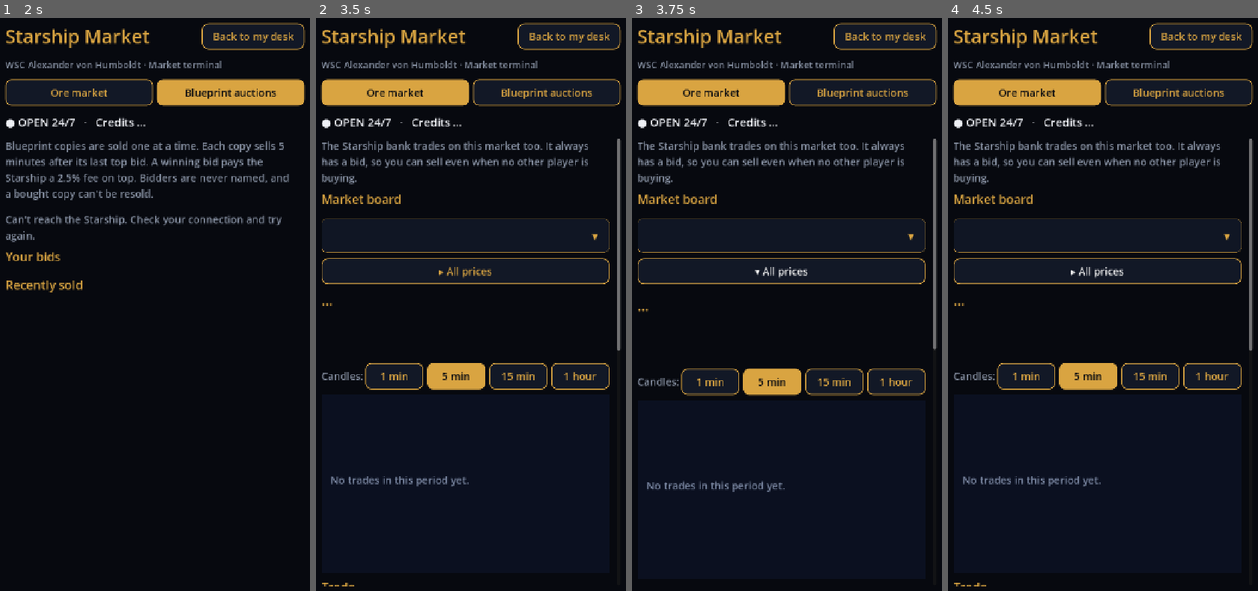
Above: before the commit, frames 1-4 (left to right).
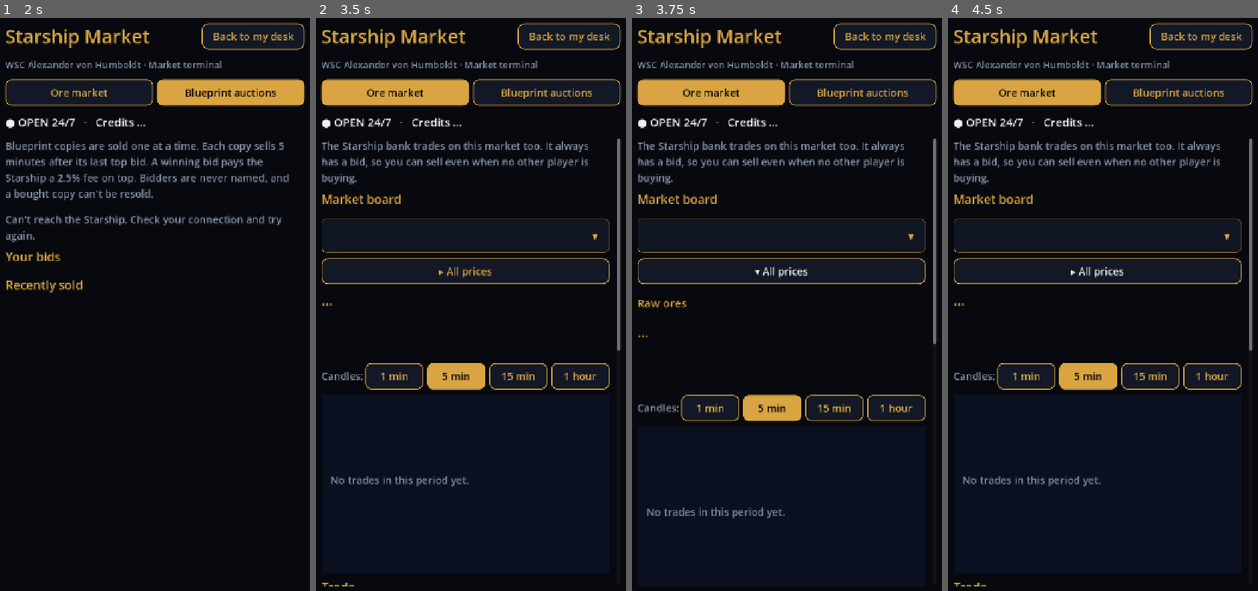
Above: after the commit, the same moments.

Repository: ProjectEvolutionEVE/stardust-server
Game: Godot game, scene res://scenes/market.tscn
The game is run twice, just before and just after one commit, with the same random seed, the same clock (stepped at 60 frames per second) and the same inputs. This scene is started directly instead of the project's main scene.
Inputs:
- Up to frame 1 (2 s): click "Ore market" at 0.5 s; click "Blueprint auctions" at 1.25 s
- Up to frame 2 (3.5 s): click "Ore market" at 2 s; click "▾" at 2.75 s
- Up to frame 3 (3.75 s): click "▸ All prices" at 3.5 s
- Up to frame 4 (4.5 s): click "▾ All prices" at 4.25 s

Frames 1-2 are identical in both runs. In frame 3, 3.9% of the frame differs, in the area x 1-99%, y 49-88%; in frame 4, nothing differs.

Commit message:
Market board grouped by colour
Eric 11-03: with no filter, the board shows the raw ores, then a section per colour listing every material of that
colour (a material with several colours appears in each). A colour filter lists that colour's main materials first.
Water ice, basalt, iron-nickel and diamond carry their material's colours.

Co-Authored-By: Claude Opus 5.5 <noreply@anthropic.com>

Diff:
--- a/godot/scripts/market.gd
+++ b/godot/scripts/market.gd
@@ -374,6 +374,10 @@
 	for it in items:
 		if filter == "" or (filter == "ore" and not it.get("refined", false)) or filter in it.get("groups", []):
 			out.append(it)
+	if filter != "" and filter != "ore":    # those whose main colour this is come first, then those that also carry it
+		var main := out.filter(func(it): return it.groups[0] == filter)
+		main.append_array(out.filter(func(it): return it.groups[0] != filter))
+		return main
 	return out
 
 
@@ -467,6 +471,8 @@
 	await _load_item()
 
 
+## The board, grouped by colour (Eric 11-03): with no filter, the raw ores first, then a section per kind of component
+## listing every material of that colour (a material with several colours appears in each of its sections).
 func _render_board() -> void:
 	if not board_box.visible:
 		return
@@ -474,24 +480,51 @@
 	var colour := {}
 	for g in groups:
 		colour[g.code] = g.color
-	for it in _shown():
-		var ch := float(it.get("change_24h_pct", 0))
-		var b := Button.new()
-		if not it.get("groups", []).is_empty():           # every colour the material carries, main colour first
-			var hexes: Array = []
-			for g in it.groups:
-				hexes.append(colour.get(g, "8a94a6"))
-			b.icon = _dots(hexes)
-		b.flat = true
-		b.alignment = HORIZONTAL_ALIGNMENT_LEFT
-		b.add_theme_font_size_override("font_size", 20)
-		b.text = tr("%s%s   %s (%s%.2f%%)   bid %s · ask %s") % ["▶ " if it.item == sel else "", it.name, Ui.num(it.last),
-			"+" if ch >= 0 else "", ch, Ui.num(it.bid), Ui.num(it.ask)]
-		var col: Color = Ui.GOLD if it.item == sel else Ui.TEXT
-		for c in ["font_color", "font_hover_color", "font_pressed_color", "font_focus_color"]:
-			b.add_theme_color_override(c, col)
-		b.pressed.connect(func(): _pick(it.item))
-		board_box.add_child(b)
+	if filter != "":
+		for it in _shown():
+			board_box.add_child(_board_row(it, colour))
+		return
+	var ores := items.filter(func(it): return not it.get("refined", false))
+	board_box.add_child(_section(tr("Raw ores"), null))
+	for it in ores:
+		board_box.add_child(_board_row(it, colour))
+	for g in groups:
+		board_box.add_child(_section(g.name, g.color))
+		for it in items:
+			if g.code in it.get("groups", []):
+				board_box.add_child(_board_row(it, colour))
+
+
+func _section(title: String, hex) -> HBoxContainer:
+	var h := HBoxContainer.new()
+	h.add_theme_constant_override("separation", 10)
+	if hex != null:
+		h.add_child(Ui.swatch(hex, 24))
+	var l := Ui.label(title, 24, Color(str(hex)) if hex != null else Ui.GOLD)
+	l.size_flags_horizontal = Control.SIZE_EXPAND_FILL
+	h.add_child(l)
+	h.custom_minimum_size = Vector2(0, 56)       # a little space above each colour's section
+	return h
+
+
+func _board_row(it: Dictionary, colour: Dictionary) -> Button:
+	var ch := float(it.get("change_24h_pct", 0))
+	var b := Button.new()
+	if not it.get("groups", []).is_empty():           # every colour the material carries, main colour first
+		var hexes: Array = []
+		for g in it.groups:
+			hexes.append(colour.get(g, "8a94a6"))
+		b.icon = _dots(hexes)
+	b.flat = true
+	b.alignment = HORIZONTAL_ALIGNMENT_LEFT
+	b.add_theme_font_size_override("font_size", 20)
+	b.text = tr("%s%s   %s (%s%.2f%%)   bid %s · ask %s") % ["▶ " if it.item == sel else "", it.name, Ui.num(it.last),
+		"+" if ch >= 0 else "", ch, Ui.num(it.bid), Ui.num(it.ask)]
+	var col: Color = Ui.GOLD if it.item == sel else Ui.TEXT
+	for c in ["font_color", "font_hover_color", "font_pressed_color", "font_focus_color"]:
+		b.add_theme_color_override(c, col)
+	b.pressed.connect(func(): _pick(it.item))
+	return b
 
 
 func _render_head() -> void:
